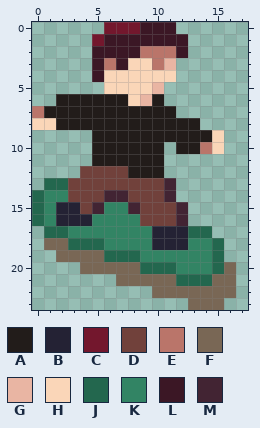
Edited in one commit: pixel-art file (assets-src/player-down.aseprite). Above: the version before the commit.
18x24 pixels, 1 frame.
Palette (. is transparent): A #221c1a  B #242234  C #73172d  D #71413b  E #ba756a  F #796755  G #e9b5a3  H #fad6b8  J #23674e  K #328464  L #3b1725  M #422433
Pixels before, first column x 0:
 0 ......CCCLLL.....
 1 .....CLLLLLLL....
 2 .....LLLLEEEL....
 3 .....LELHHEG.....
 4 .....LHHHHHH.....
 5 ......HHHHG......
 6 ..AAAAAAHGA......
 7 EAAAAAAAAAAA.....
 8 HHAAAAAAAAAAAA...
 9 .....AAAAAAAAAAH.
10 .....AAAAAA.AAEH.
11 .....AAAAAA......
12 ....DDDDAAA......
13 .JJDDDDDDDDM.....
14 JKKDDDMMDDDM.....
15 JKBBDMKKMDDDM....
16 JKBBBKKKKDDDM....
17 .JJKKKKKKKBBBJJ..
18 .FFJJJKKKKBBBKKJ.
19 ..FFFFJJJKKKKKKJ.
20 ....FFFFFJJJKKKJF
21 .......FFFFFJJJFF
22 ..........FFFFFFF
23 .............FFF.
Now the later version:
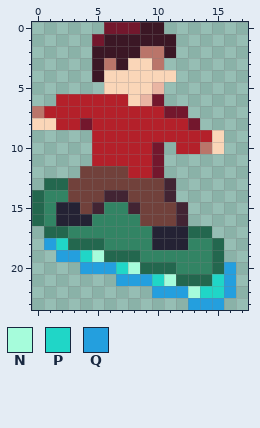
Colours new in this view: N #a6fcdb  P #20d6c7  Q #249fde
From the commit log: Improve player sprite (t-shirt + glow)
Difference:
colour A: #221c1a -> #b4202a
Layer "base":
y 0: x 11 L -> .
y 1: x 12 L -> .
y 2: x 11..12 EL -> L.
y 3: x 11 G -> .
y 6: x 10 A -> C
y 7: x 11..12 A. -> CC
y 8: x 4 A -> C; x 13 A -> C
y 10..12: x 10 A -> C
y 18: x 1..2 FF -> QP
y 19: x 2..5 FFFF -> QQPN
y 20: x 4..8 FFFFF -> QQQPN; x 16 F -> Q
y 21: x 7..11 FFFFF -> QQQPN; x 15..16 FF -> PQ
y 22: x 10..16 FFFFFFF -> QQQNPPQ
y 23: x 13..15 FFF -> QQQ
Pixel boxes of the changes (left, top, right, bottom) in both pictures:
changed: (44, 22, 212, 178)
changed: (44, 238, 236, 310)
